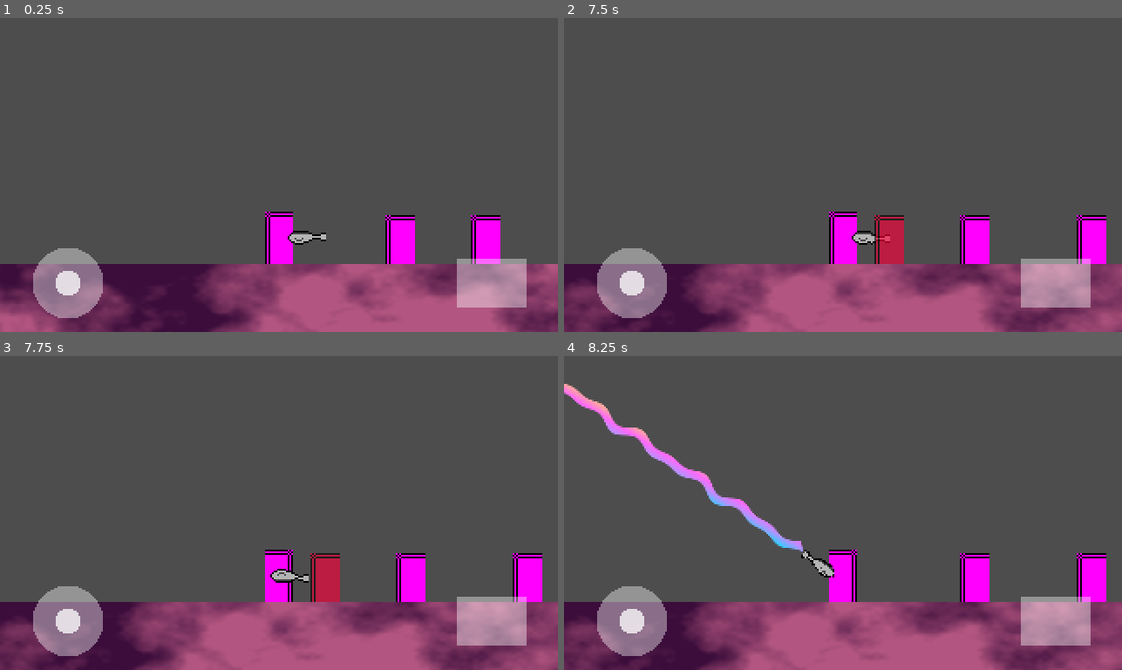
Above: before the commit, frames 1-4 (two rows, left to right).
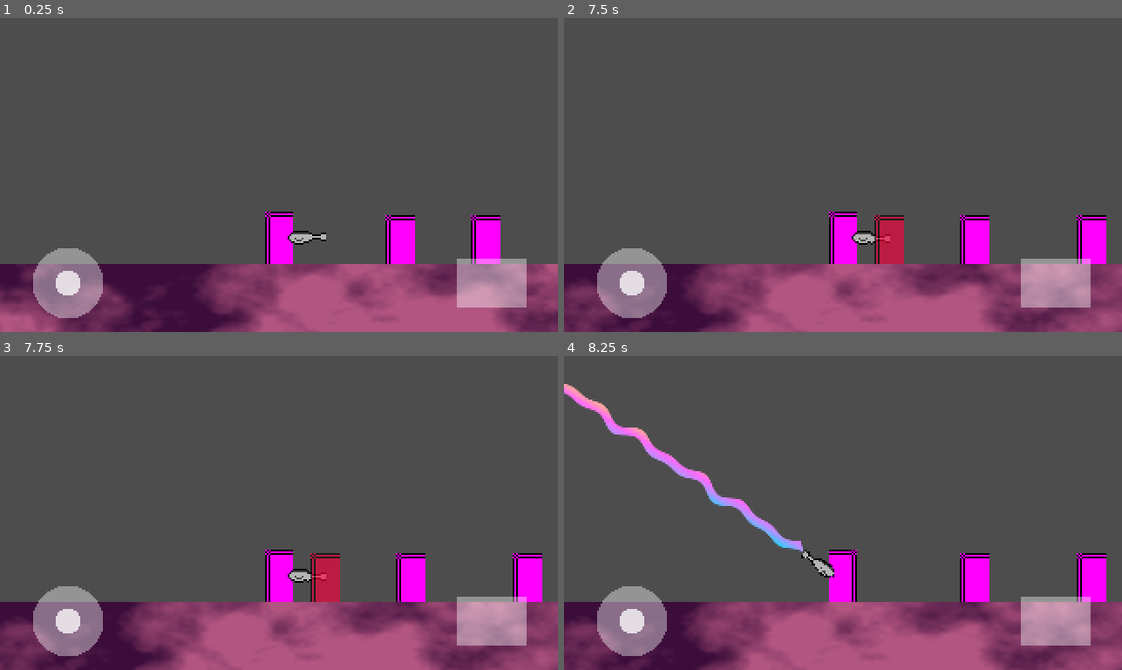
Above: after the commit, the same moments.

Repository: otherotherjosh/RhythmShooter
Game: Godot game, scene res://run n gun/run_n_gun.tscn
Two runs of this game, one before a commit and one after it. Both use one fixed random seed, a clock stepped at 60 frames per second and the inputs below.
Inputs (mouse positions are in pixels of both pictures, inside the frame that each line leads up to):
- Up to frame 1 (0.25 s): no input
- Up to frame 2 (7.5 s): tap Enter at 0.5, 4.25, 7.25 s; drag from (630, 281) to (898, 105) at 0.52 s; drag from (1055, 281) to (815, 237) at 1.27 s; move the mouse to (675, 127) at 2.02 s; click (675, 127) at 2.17 s; tap Space at 2.75, 5.75 s; drag from (870, 175) to (675, 127) at 2.77 s; move the mouse to (759, 96) at 3.52 s; click (759, 96) at 3.67 s; drag from (965, 159) to (759, 96) at 4.27 s; move the mouse to (731, 190) at 5.02 s; click (731, 190) at 5.17 s; drag from (898, 105) to (731, 190) at 5.77 s; move the mouse to (815, 237) at 6.52 s; click (815, 237) at 6.67 s; drag from (1010, 222) to (815, 237) at 7.27 s
- Up to frame 3 (7.75 s): no input
- Up to frame 4 (8.25 s): move the mouse to (675, 465) at 8.02 s; click (675, 465) at 8.17 s

Frames 1-2 are identical in both runs. In frame 3, 0.5% of the frame differs, in the area x 47-59%, y 61-79%; in frame 4, nothing differs.
Error after the commit: Cannot call method 'is_stopped' on a null value. (res://run)

Commit message:
feat: make gun go idle after timeout

Diff:
--- a/run n gun/gun.gd
+++ b/run n gun/gun.gd
@@ -9,20 +9,24 @@
 	FIRING,
 }
 
-var state: State
+var state: State:
+	set = _set_state
 var fire_direction: Vector2:
 	set = _set_fire_direction
+var tween: Tween
 
+@onready var touch_input_manager: TouchInputManager = %TouchInputManager
+@onready var combat_manager: CombatManager = %CombatManager
 @onready var sprite_2d: Sprite2D = $Sprite2D
 @onready var camera_2d: Camera2D = $"../Camera2D"
 @onready var laser_beam: GunLaserBeam = $LaserBeam
-@onready var touch_input_manager: TouchInputManager = %TouchInputManager
-@onready var combat_manager: CombatManager = %CombatManager
+@onready var idle_timer: Timer = $IdleTimer
 
 
 func _ready() -> void:
 	touch_input_manager.screen_touch_pressed.connect(handle_screen_touch_pressed)
 	touch_input_manager.screen_touch_released.connect(handle_screen_touch_released)
+	reset_tween()
 
 
 func _process(_delta: float) -> void:
@@ -33,7 +37,8 @@
 func aim_at(target: Vector2) -> void:
 	if state != State.FIRING:
 		state = State.AIMING
-	fire_direction = laser_beam.global_position.direction_to(target)
+	reset_tween()
+	fire_direction = global_position.direction_to(target)
 	look_at(target)
 	if scale.x == -1:
 		rotate(PI)
@@ -45,12 +50,22 @@
 	state = State.FIRING
 	laser_beam.start_shooting()
 	combat_manager.player_start_shooting()
+	if not idle_timer.is_stopped():
+		idle_timer.stop()
 
 
 func stop_shooting() -> void:
 	state = State.AIMING
 	laser_beam.stop_shooting()
 	combat_manager.player_stop_shooting()
+	idle_timer.start()
+
+
+func reset_tween() -> void:
+	if tween:
+		if tween.is_running():
+			tween.stop()
+	tween = create_tween().set_ease(Tween.EASE_IN_OUT).set_trans(Tween.TRANS_QUAD)
 
 
 func handle_screen_touch_pressed(touch_position: Vector2) -> void:
@@ -66,6 +81,21 @@
 		stop_shooting()
 
 
+func _on_idle_timer_timeout() -> void:
+	reset_tween()
+	state = State.IDLE
+	if rotation > PI:
+		# prefer negative rotation rather than 180+ degrees
+		rotation -= PI * 2
+	tween.tween_property(self, "rotation", 0, 1)
+
+
 func _set_fire_direction(value: Vector2) -> void:
 	fire_direction = value
 	fire_direction_changed.emit()
+
+
+func _set_state(value: State) -> void:
+	if value == State.IDLE and state == State.FIRING:
+		return # cannot idle when firing
+	state = value
